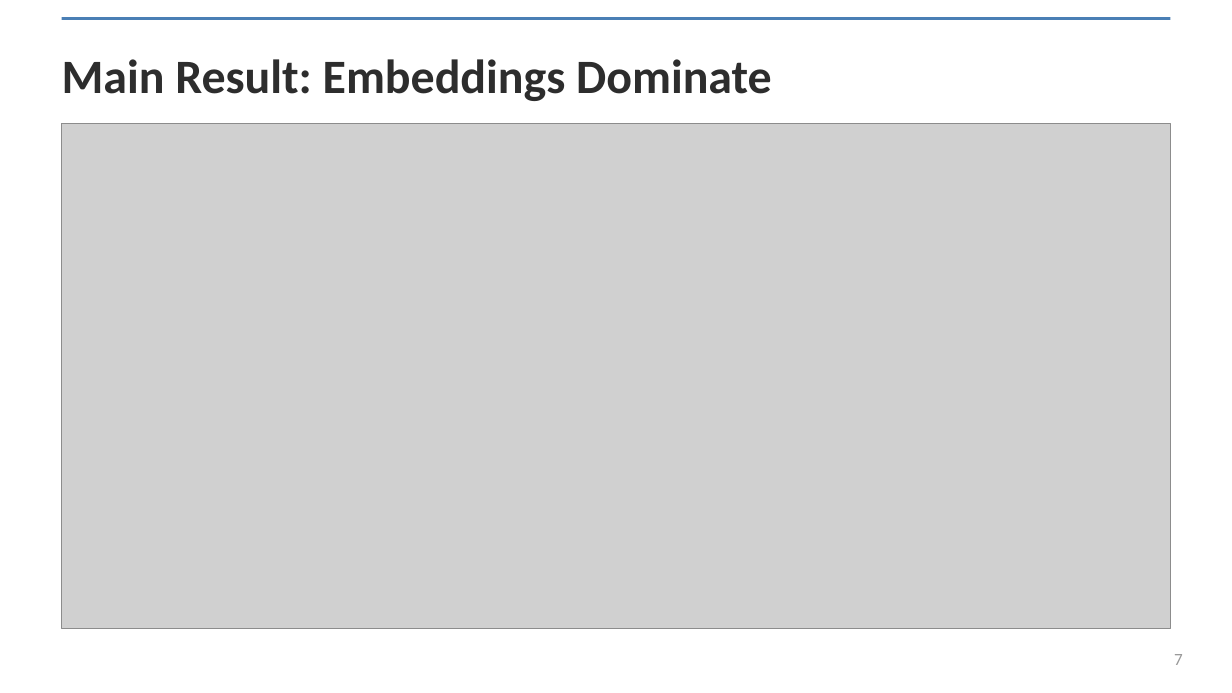
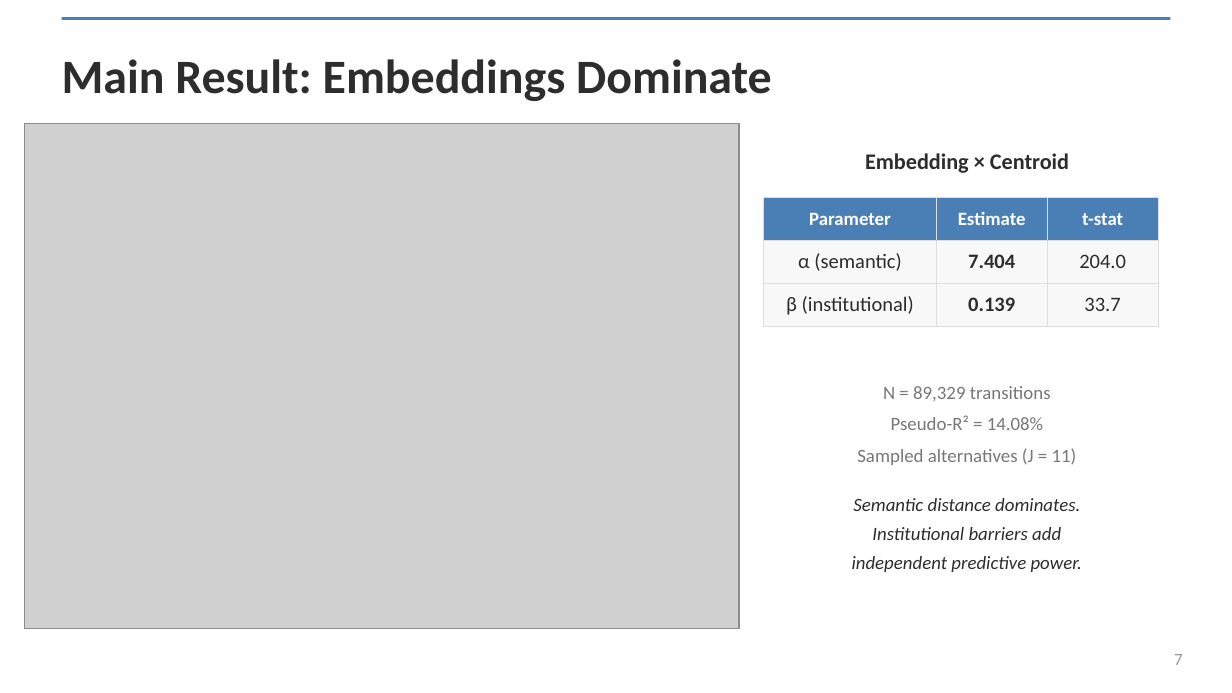
Before and after one commit to spencer2718/task-space-model, a slide deck: slide 7 of writing/presentation/task_embeddings_deck.pptx. Drawn at 1232x693 pixels with LibreOffice and Linux fonts; fonts in the diff are those of the drawing; grey boxes stand for pictures. Boxes give left, top, right and bottom in pixels: in the first picture for what was removed or moved away, otherwise in the second. Text is boxed around its words. In the diff, an @@ line names an element or a change of style, - is before the commit and + after.

```diff
--- a/writing/presentation/task_embeddings_deck.pptx
+++ b/writing/presentation/task_embeddings_deck.pptx
@@ picture: place and size @@
-picture at (62, 123, 1170, 628)
+picture at (25, 123, 739, 628)
@@ text added at (865, 153, 1069, 173), 13 pt, text #2D2D2D, bold @@
+Embedding × Centroid
@@ table added at (764, 197, 1158, 345), 3 rows, 3 columns @@
+Parameter | Estimate | t-stat
+α (semantic) | 7.404 | 204.0
+β (institutional) | 0.139 | 33.7
@@ text added at (857, 386, 1077, 465), 11 pt, text #777777 @@
+N = 89,329 transitions
+Pseudo-R² = 14.08%
+Sampled alternatives (J = 11)
@@ text added at (852, 498, 1082, 572), 11 pt, text #2D2D2D, italic @@
+Semantic distance dominates.
+Institutional barriers add
+independent predictive power.
```
Also in this commit, not shown: 1 other slide changed, 4 other files.
